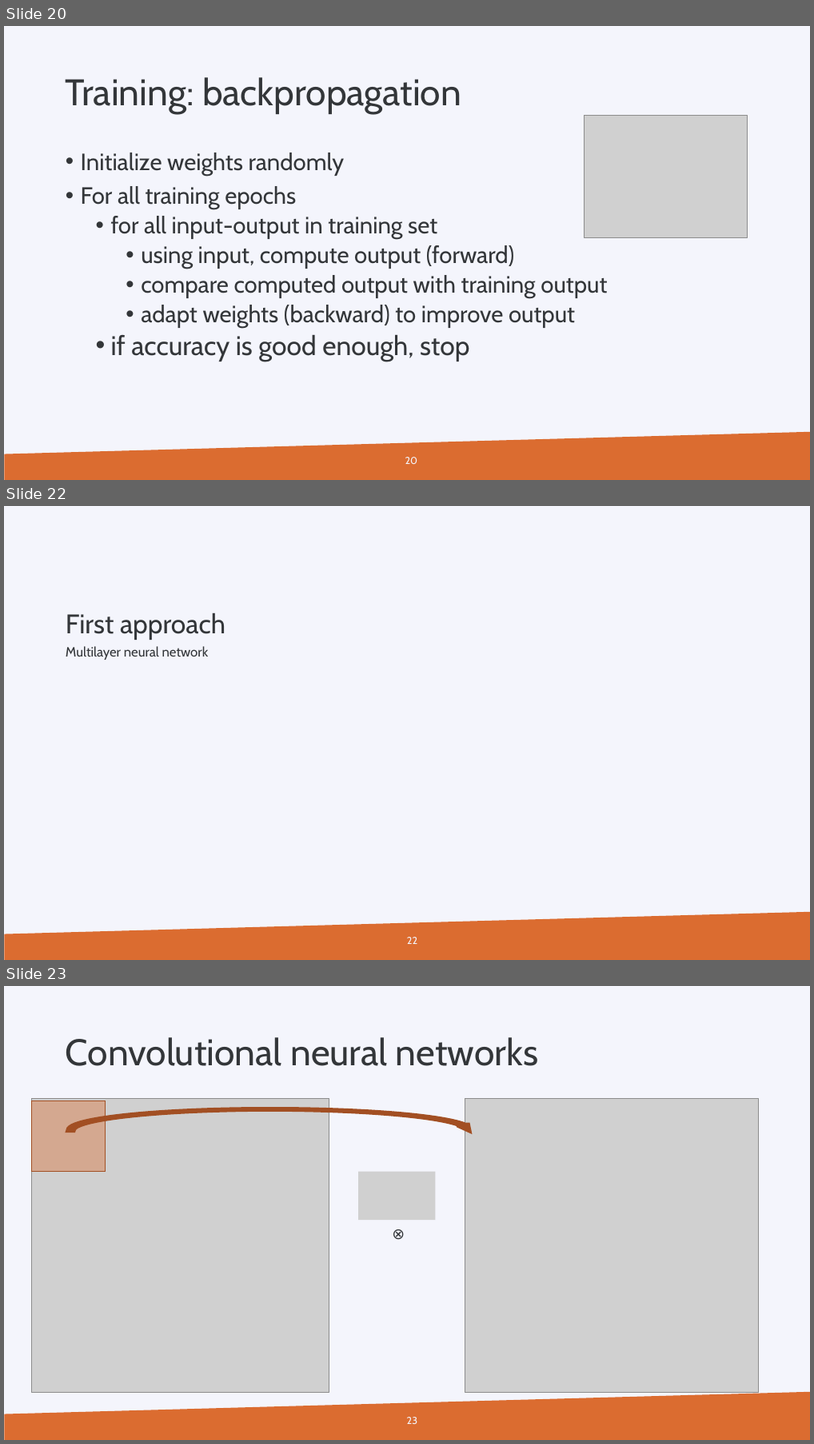
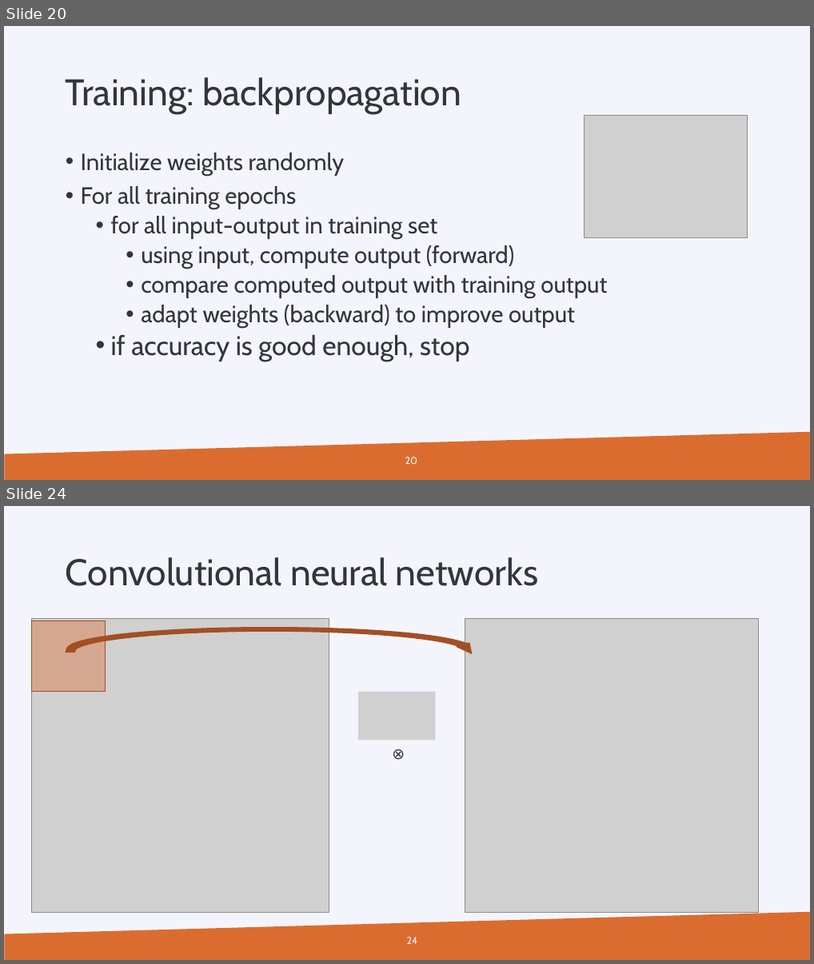
Before and after one commit to gjbex/PRACE_ML, a slide deck: prace_days_ml_2019.pptx. Shown one above the other, each under a label of ours: slides 20, 22 and 23 before the commit, slides 20 and 24 after it; the slides between them are not shown. The pictures are 814x1444 and 814x964 pixels, drawn with LibreOffice and Linux fonts; fonts in the diff are those of the drawing; grey boxes stand for pictures; background and template pictures are left out. Boxes give left, top, right and bottom in pixels: in the first picture for what was removed or moved away, otherwise in the second. Text is boxed around its words. In the diff, an @@ line names an element or a change of style, - is before the commit and + after.

```diff
--- a/prace_days_ml_2019.pptx
+++ b/prace_days_ml_2019.pptx
@@ slide 22 removed at <box>4,506,810,960</box>, background #F4F5FC; not listed: 1 template element that a slide beside it also shows @@
@@ title removed at <box>66,613,226,640</box> @@
-First approach
@@ text removed at <box>66,646,209,660</box> @@
-Multilayer neural network
@@ page number removed at <box>407,936,418,944</box> @@
-22
@@ what was slide 23 is now slide 24 @@
@@ page number at <box>407,936,418,944</box>: text changed @@
-23
+24
```
Also in this commit, not shown: 3 slides changed, 2 slides added.
